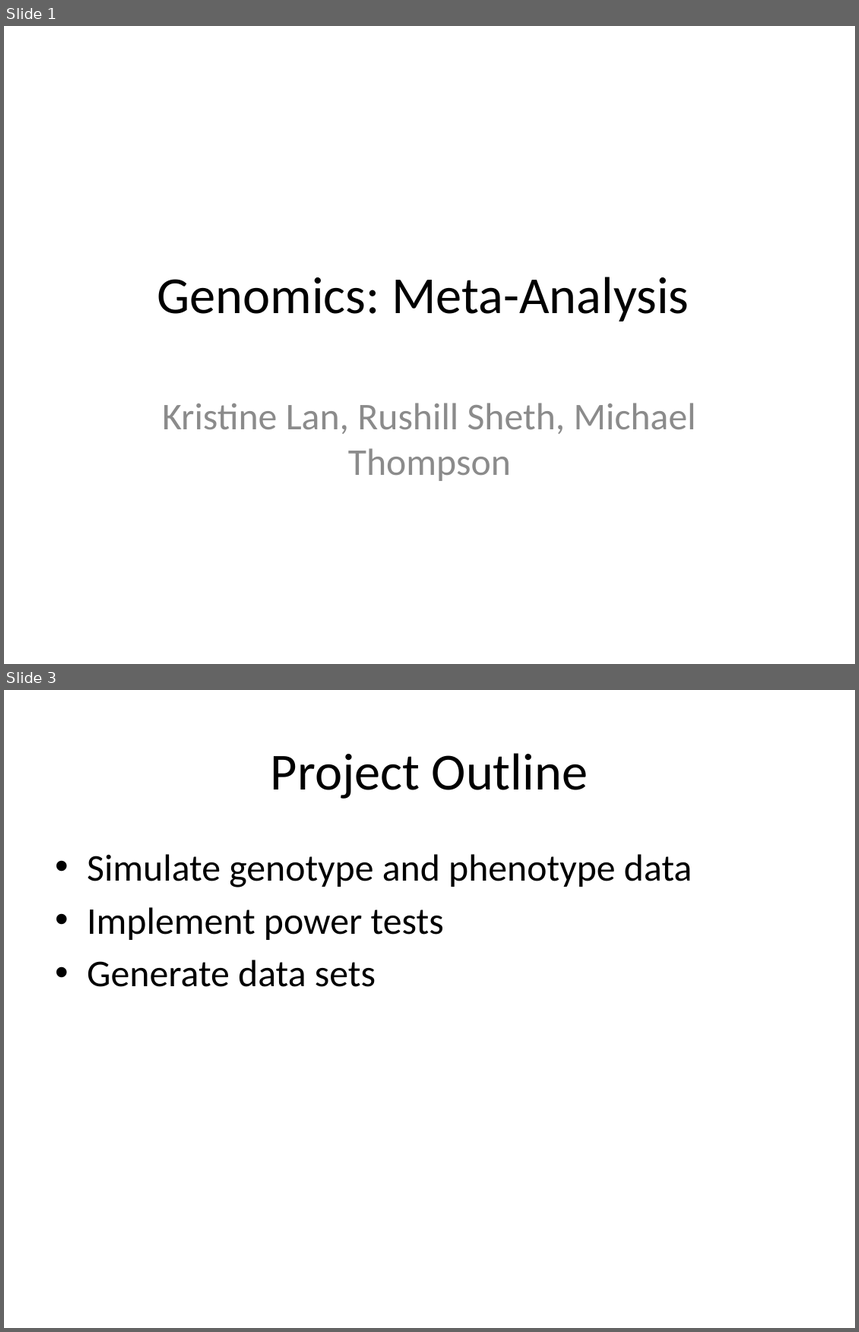
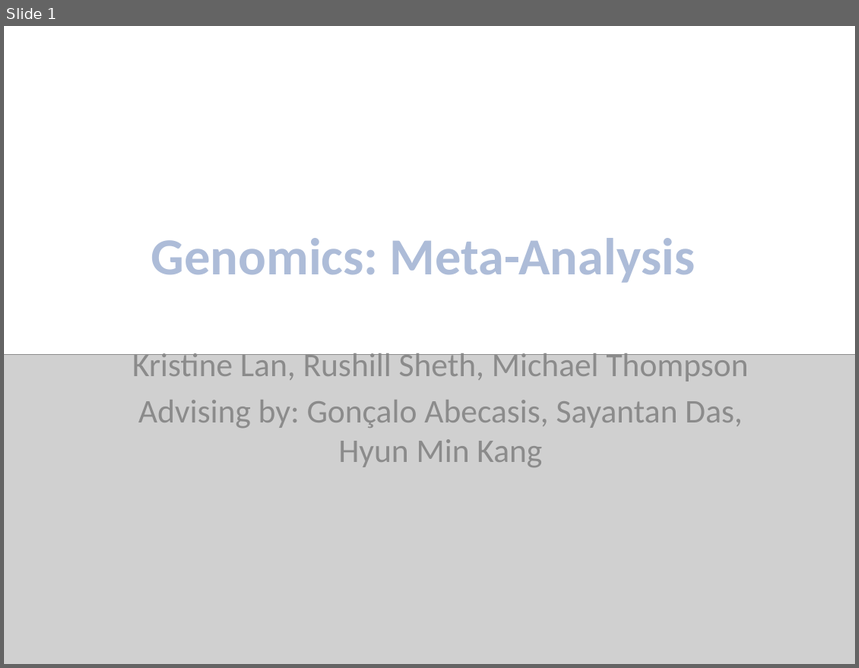
Before and after one commit to lankrist/ph_meta-analysis, a slide deck: meta_analysis_presentation.pptx. Shown one above the other, each under a label of ours: slides 1 and 3 before the commit, slide 1 after it; the slides between them are not shown. The pictures are 859x1332 and 859x668 pixels, drawn with LibreOffice and Linux fonts; fonts in the diff are those of the drawing; grey boxes stand for pictures. Boxes give left, top, right and bottom in pixels: in the first picture for what was removed or moved away, otherwise in the second. Text is boxed around its words. In the diff, an @@ line names an element or a change of style, - is before the commit and + after.

```diff
--- a/meta_analysis_presentation.pptx
+++ b/meta_analysis_presentation.pptx
@@ slide 3 removed at (4,690,855,1328), background #FFFFFF @@
@@ title removed at (271,753,588,799) @@
-Project Outline
@@ text removed at (87,854,692,987) @@
-• Simulate genotype and phenotype data
-• Implement power tests
-• Generate data sets
@@ slide 1 changed as well @@
@@ title "Genomics: Meta-Analysis": place and size @@
-title "Genomics: Meta-Analysis" at (158,277,689,322)
+title "Genomics: Meta-Analysis" at (151,238,695,283)
@@ title "Genomics: Meta-Analysis" at (151,238,695,283): text colour #000000 to gradient #87B2FF to #3A5F8C, letter outline none to #FCFCFD 1.4 pt, bold on @@
@@ subtitle "Kristine Lan, Rushill Sheth, Michael ...": place and size @@
-subtitle "Kristine Lan, Rushill Sheth, Michael ..." at (162,403,696,481)
+subtitle "Kristine Lan, Rushill Sheth, Michael ..." at (132,349,749,468)
@@ picture added at (4,354,855,664) @@
@@ subtitle at (132,349,749,382): size 32 to 28 pt in "Kristine Lan, Rushill Sheth, Michael Thompson" @@
@@ subtitle at (139,400,742,468): paragraph added @@
+Advising by: Gonçalo Abecasis, Sayantan Das, Hyun Min Kang
```
Also in this commit, not shown: 2 other slides changed, 3 slides added, 1 other slide removed, 1 other file.
